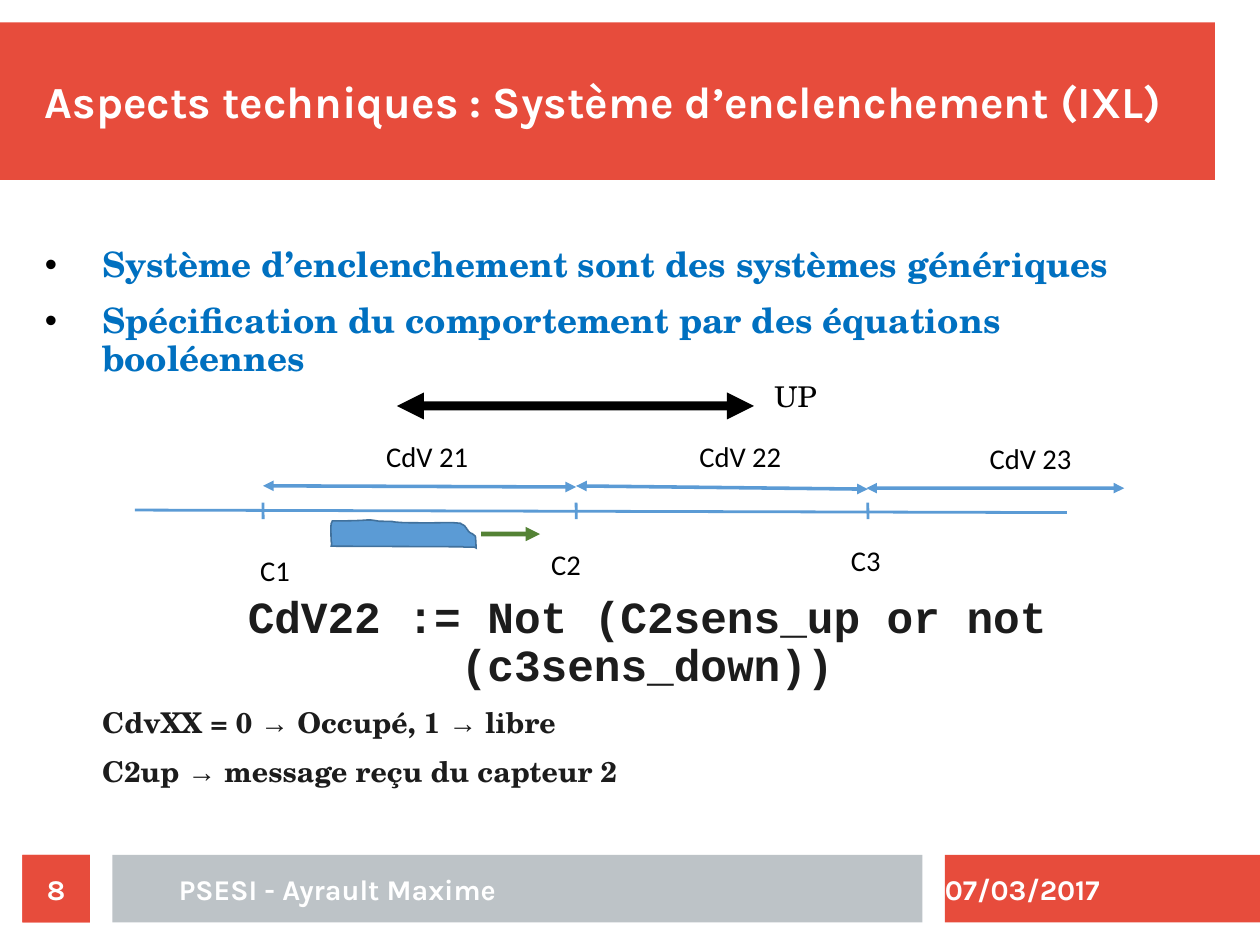
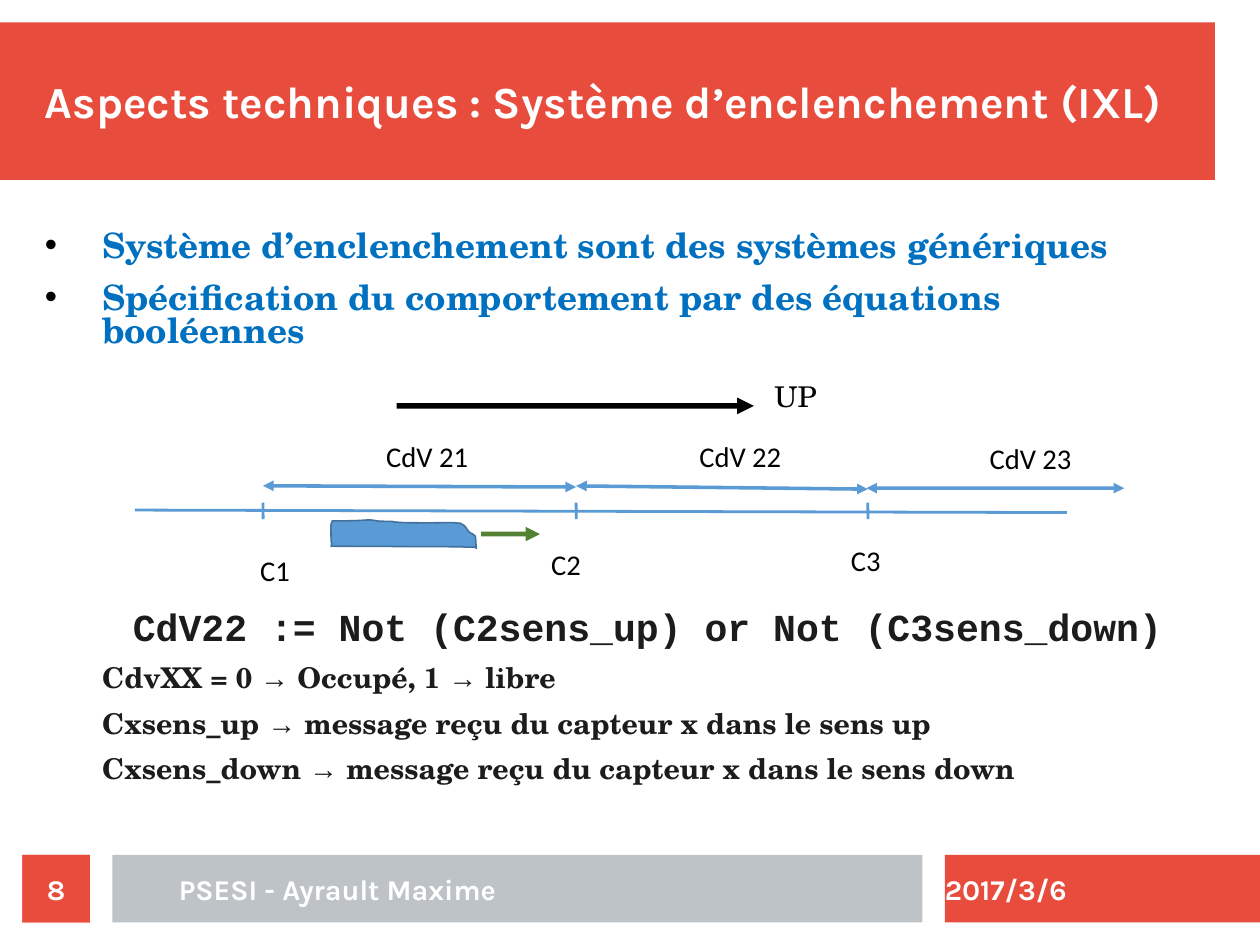
Before and after one commit to maximouth/CBI, a slide deck: slide 8 of Presentation/presentation.odp. Drawn at 1260x945 pixels with LibreOffice and Linux fonts; fonts in the diff are those of the drawing. Boxes give left, top, right and bottom in pixels: in the first picture for what was removed or moved away, otherwise in the second. Text is boxed around its words. In the diff, an @@ line names an element or a change of style, - is before the commit and + after.

```diff
--- a/Presentation/presentation.odp
+++ b/Presentation/presentation.odp
@@ text "Système d’enclenchement sont des systèmes ...": place and size @@
-text "Système d’enclenchement sont des systèmes ..." at [102,251,1107,789]
+text "Système d’enclenchement sont des systèmes ..." at [102,232,1162,786]
@@ text at [102,232,1107,694]: line spacing 0.9 to 0.8 @@
@@ double arrow removed from (755, 406) to (397, 406) @@
@@ freeform shape added at [397,406,753,406], outline #000000 3.49 pt @@
@@ text at [133,613,1162,649]: text changed; size 28 to 24 pt @@
-      CdV22 := Not (C2sens_up or not (c3sens_down))
+      CdV22 := Not (C2sens_up) or Not (C3sens_down)
@@ text at [102,713,1015,786]: text changed @@
-      C2up → message reçu du capteur 2
+      Cxsens_up → message reçu du capteur x dans le sens up
+      Cxsens_down → message reçu du capteur x dans le sens down
@@ text at [945,878,1067,903]: text changed @@
-07/03/2017
+2017/3/6
```
Also in this commit, not shown: 22 other slides changed.
